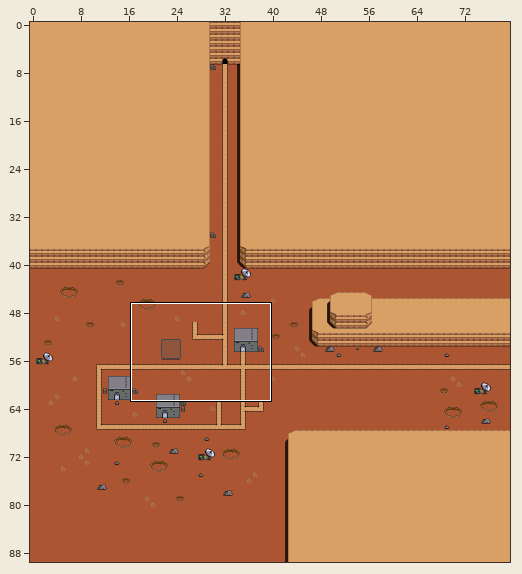
A Tiled map gets an edit: projectFarm/assets/MarsMap.tmx. The picture above shows the old version from afar; the outline marks the close-up.
Close-up. Before:
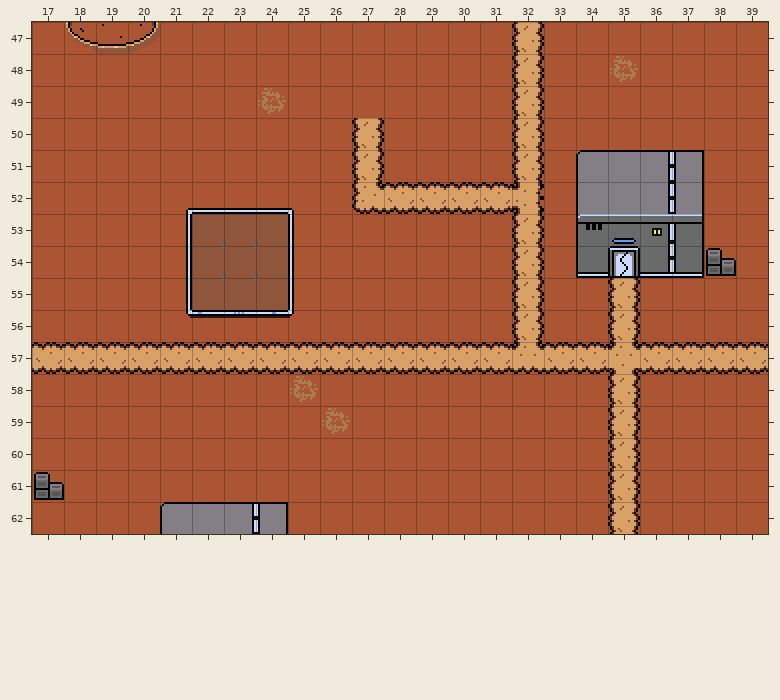
Cells are 16x16 px. Shown: x 17..39, y 47..62. The commit also changed other parts of the map, which this record leaves out.
The same view after the edit:
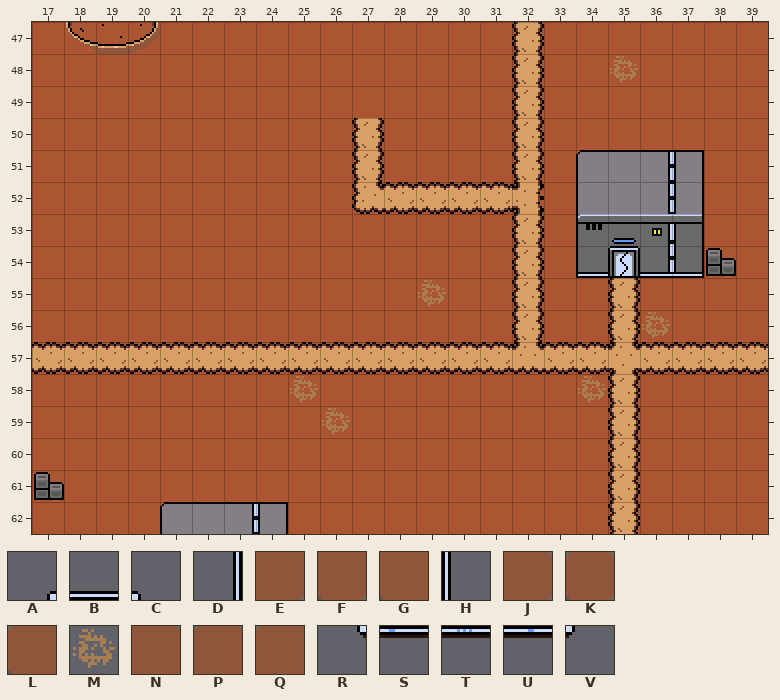
Key: from "SpritesheetExterior": A 71, B 72, C 75, D 87, E 88, F 89, G 90, H 91, J 104, K 105, L 106, M 117, N 120, P 121, Q 122, R 135, S 136, T 137, U 138, V 139.
_ is an empty cell.
Difference:
Layer "Tiles":
There is now tile M in row 55 at x 29; in row 56 at x 36; in row 58 at x 34.
The edit erases tile A in row 52 at x 21.
The edit erases tile B in row 52 at x 22 to 24.
The edit erases tile C in row 52 at x 25.
The edit erases tile D in rows 53 to 55 at x 21.
The edit erases tile E in row 53 at x 22.
The edit erases tile F in row 53 at x 23.
The edit erases tile G in row 53 at x 24.
The edit erases tile H in rows 53 to 55 at x 25.
The edit erases tile J in row 54 at x 22.
The edit erases tile K in row 54 at x 23.
The edit erases tile L in row 54 at x 24.
The edit erases tile M in row 49 at x 24.
The edit erases tile N in row 55 at x 22.
The edit erases tile P in row 55 at x 23.
The edit erases tile Q in row 55 at x 24.
The edit erases tile R in row 56 at x 21.
The edit erases tile S in row 56 at x 22.
The edit erases tile T in row 56 at x 23.
The edit erases tile U in row 56 at x 24.
The edit erases tile V in row 56 at x 25.
Boxes around the changes in both close-ups, in picture pixels (x1, y1, x2, y2):
removed: (258, 88, 286, 114)
removed: (186, 208, 294, 318)
added: (418, 280, 446, 306)
added: (642, 312, 670, 338)
added: (578, 376, 606, 402)
